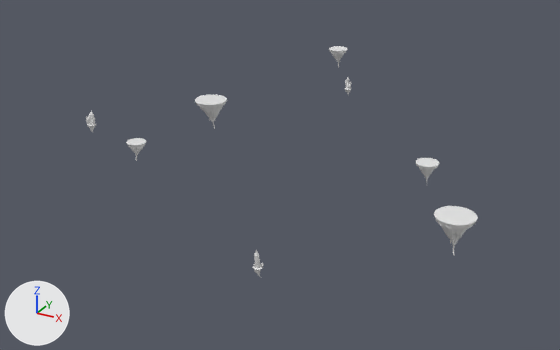
A saved change to the FBX model Assets/ShooterParty/MiniGames/KnockbackArena/Models/Arena/Arena_Backdrop.fbx.
Both versions are drawn from a 50 mm lens placed at (105.8, -179.6, 78.1), pointed at (5.1, 3.5, -13.5). The lights are fixed; the arrows at lower left show +X, +Y and +Z. The first picture is the older version. Where no turn or scale is listed for an object, it has been applied to the vertices.

The first picture shows 'Crystal_Cluster_A_1', 'Crystal_Cluster_B_5', 'Crystal_Cluster_C_3', 'Floe_A_0', 'Floe_A_6', 'Floe_B_2', 'Floe_C_4', 'Floe_C_7'.
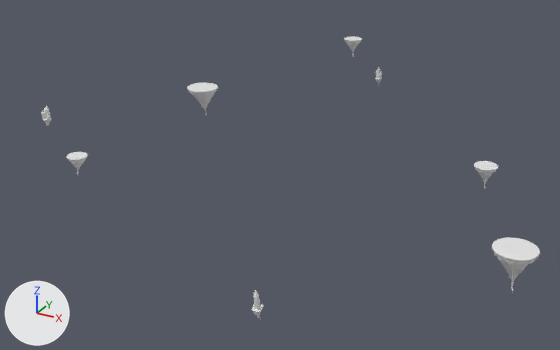
Boxes (x1, y1, x2, y2) around the edits, measured in the pictures (560 x 350 px):
'Floe_A_6', moved: before (434, 206, 478, 255); after (492, 237, 540, 291)
'Floe_B_2', moved: before (195, 95, 227, 129); after (187, 83, 218, 114)
'Floe_A_0', moved: before (416, 158, 439, 183); after (474, 161, 498, 187)
'Floe_C_4', moved: before (126, 138, 146, 161); after (67, 152, 88, 175)
'Floe_C_7', moved: before (329, 46, 348, 68); after (344, 36, 362, 56)
'Crystal_Cluster_B_5', moved: before (253, 250, 264, 276); after (252, 290, 264, 318)
'Crystal_Cluster_C_3', moved: before (86, 111, 96, 132); after (41, 105, 52, 128)
'Crystal_Cluster_A_1', moved: before (344, 77, 351, 96); after (375, 66, 382, 84)

Patch to the scene script:
```diff
--- a/Assets/ShooterParty/MiniGames/KnockbackArena/Models/Arena/Arena_Backdrop.fbx.py
+++ b/Assets/ShooterParty/MiniGames/KnockbackArena/Models/Arena/Arena_Backdrop.fbx.py
@@ ob_crystal_cluster_c_3 @@
 ob_crystal_cluster_c_3 = bpy.data.objects.new('Crystal_Cluster_C_3', me_crystal_cluster_c)
-ob_crystal_cluster_c_3.location = (-54.2, -9.6, -4.0)
+ob_crystal_cluster_c_3.location = (-69.9, -12.3, -4.0)
@@ ob_floe_a_6 @@
 ob_floe_a_6.parent = ob_arena_backdrop
-ob_floe_a_6.location = (69.28, -40.0, 8.0)
+ob_floe_a_6.location = (83.14, -48.0, 8.0)
 ob_floe_a_6.rotation_euler = (0.0, 0.0, -1.472)  # degrees (0, 0, -84)
@@ ob_floe_c_7 @@
 ob_floe_c_7.parent = ob_arena_backdrop
-ob_floe_c_7.location = (-5.752, 65.75, 9.0)
+ob_floe_c_7.location = (-7.147, 81.69, 9.0)
 ob_floe_c_7.rotation_euler = (0.0, 0.0, 0.872)  # degrees (0, 0, 50)
@@ ob_floe_c_4 @@
 ob_floe_c_4.parent = ob_arena_backdrop
-ob_floe_c_4.location = (-16.06, -34.44, 6.0)
+ob_floe_c_4.location = (-22.82, -48.94, 6.0)
 ob_floe_c_4.rotation_euler = (0.0, 0.0, -2.867)  # degrees (0, 0, -164)
@@ ob_floe_b_2 @@
 ob_floe_b_2 = bpy.data.objects.new('Floe_B_2', me_floe_b)
-ob_floe_b_2.location = (-49.5, 49.5, -12.0)
+ob_floe_b_2.location = (-60.8, 60.8, -12.0)
@@ ob_floe_a_0 @@
 ob_floe_a_0.parent = ob_arena_backdrop
-ob_floe_a_0.location = (45.11, 16.42, -6.0)
+ob_floe_a_0.location = (60.14, 21.89, -6.0)
 ob_floe_a_0.rotation_euler = (0.0, 0.0, -1.287)  # degrees (0, 0, -74)
@@ ob_crystal_cluster_b_5 @@
 ob_crystal_cluster_b_5 = bpy.data.objects.new('Crystal_Cluster_B_5', me_crystal_cluster_b)
-ob_crystal_cluster_b_5.location = (31.0, -53.7, -8.0)
+ob_crystal_cluster_b_5.location = (39.0, -67.5, -8.0)
@@ ob_crystal_cluster_a_1 @@
 ob_crystal_cluster_a_1 = bpy.data.objects.new('Crystal_Cluster_A_1', me_crystal_cluster_a)
-ob_crystal_cluster_a_1.location = (10.4, 38.6, 4.0)
+ob_crystal_cluster_a_1.location = (14.5, 54.1, 4.0)
```
